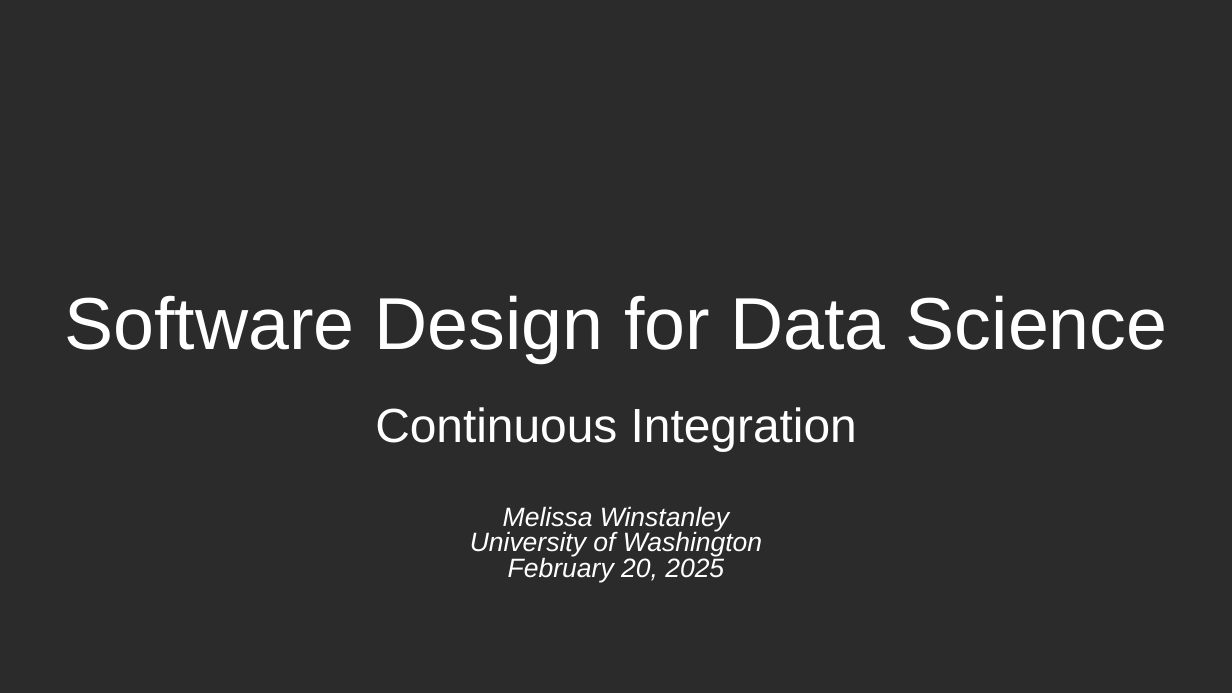
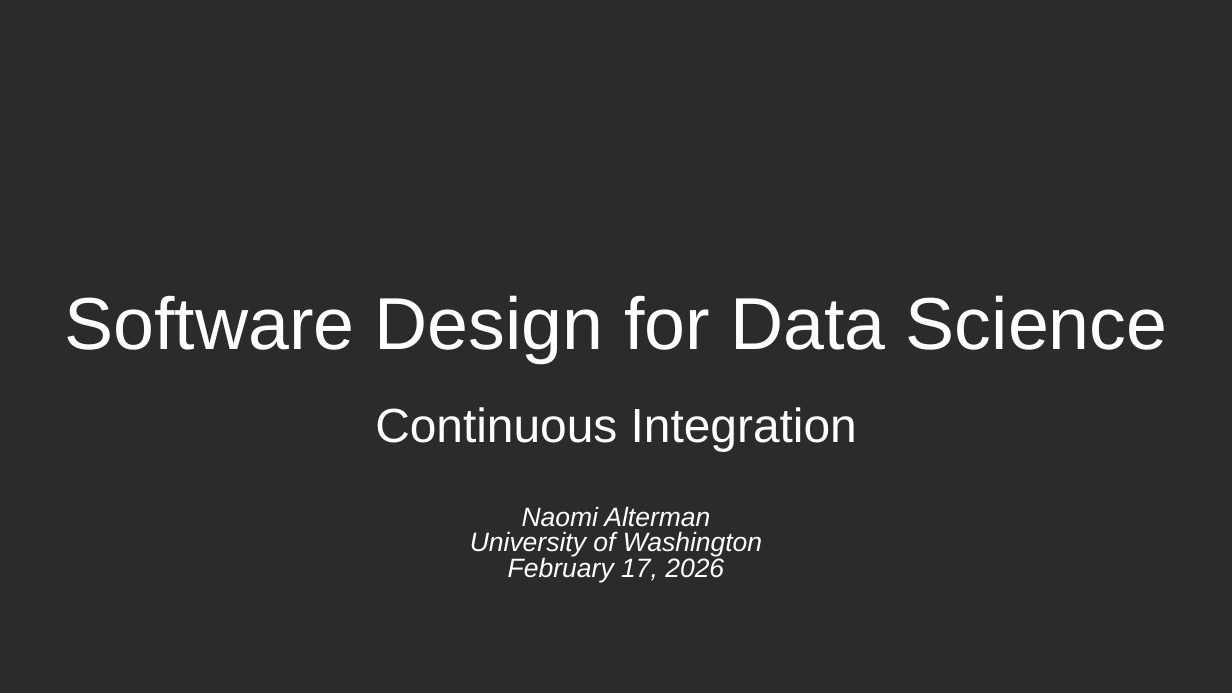
Before and after one commit to UWDATA515/lecture-materials, a slide deck: slide 1 of 07/DATA515_07_ContinuousIntegration.pptx. Drawn at 1232x693 pixels with LibreOffice and Linux fonts; fonts in the diff are those of the drawing; background and template pictures are left out; a plain dark background stands for a picture behind light text. Boxes give left, top, right and bottom in pixels: in the first picture for what was removed or moved away, otherwise in the second. Text is boxed around its words. In the diff, an @@ line names an element or a change of style, - is before the commit and + after.

```diff
--- a/07/DATA515_07_ContinuousIntegration.pptx
+++ b/07/DATA515_07_ContinuousIntegration.pptx
@@ subtitle at (522, 506, 710, 527): text changed @@
-Melissa Winstanley
+Naomi Alterman
@@ subtitle at (508, 556, 724, 582): text changed @@
-February 20, 2025
+February 17, 2026
```
Also in this commit, not shown: 5 other slides changed, 1 slide added, 5 other files.
